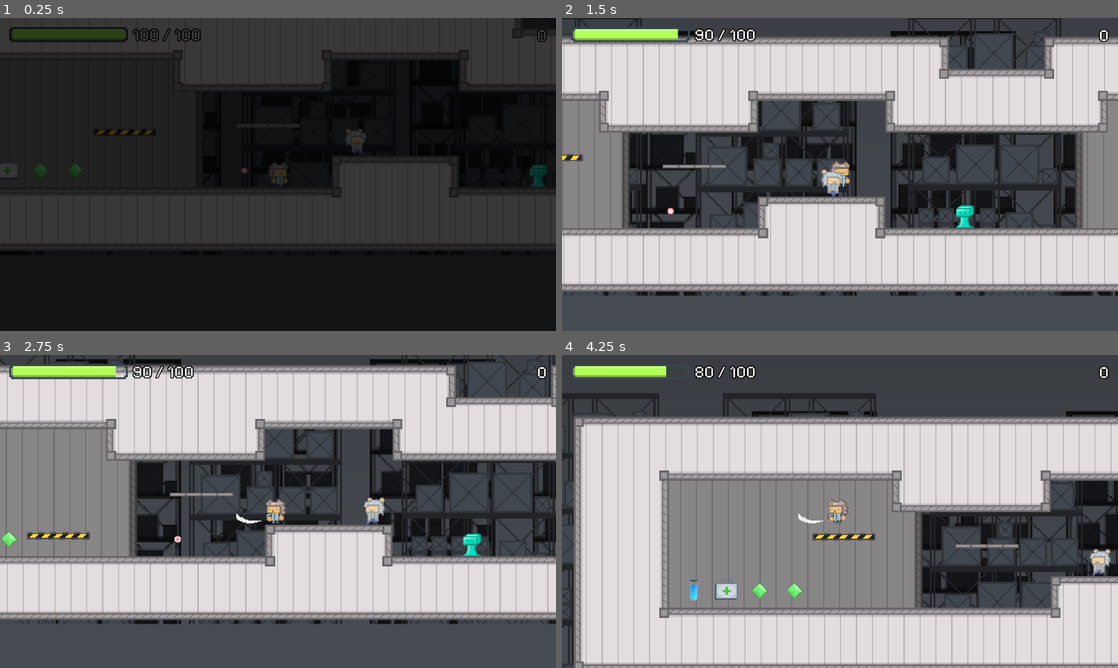
Above: before the commit, frames 1-4 (two rows, left to right).
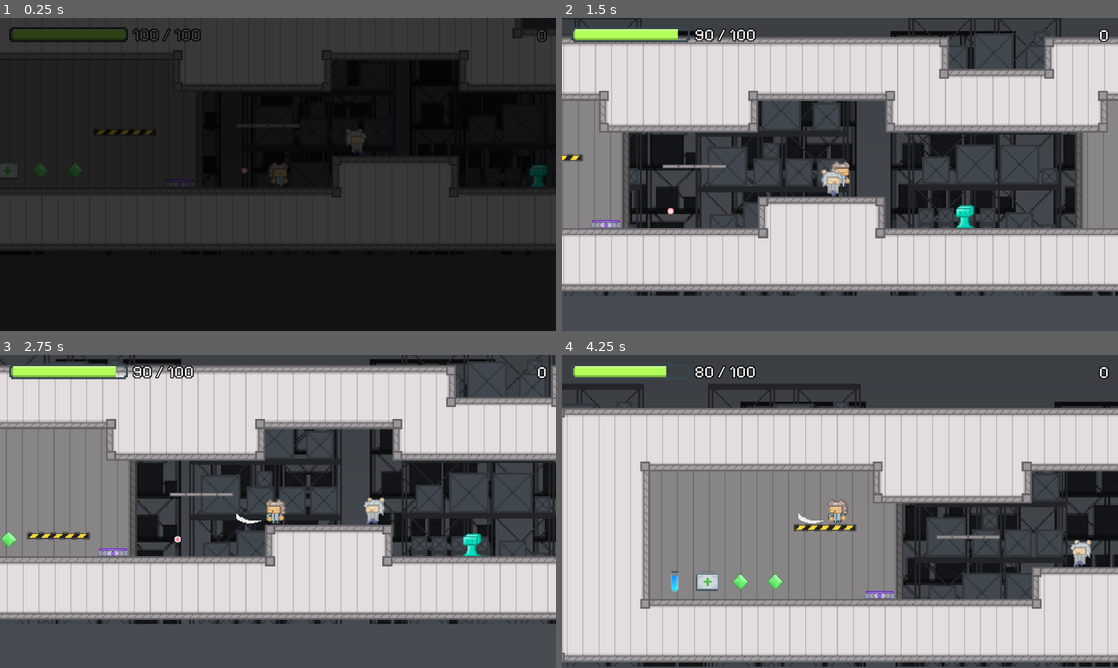
Above: after the commit, the same moments.

Repository: Brian-Magnuson/lab_escape_gd
Game: Godot game, scene res://scenes/level_0.tscn
Two runs of this game, one before a commit and one after it. Both use one fixed random seed, a clock stepped at 60 frames per second and the inputs below.
Inputs (mouse positions are in pixels of both pictures, inside the frame that each line leads up to):
- Up to frame 1 (0.25 s): no input
- Up to frame 2 (1.5 s): move the mouse to (812, 237) at 0.52 s; press the mouse at (812, 237) at 0.53 s; hold D (move_right) from 0.53 s (still down); tap Space (jump) at 0.77 s; move the mouse to (1006, 221) at 1.27 s; release the mouse at (1006, 221) at 1.28 s; click (1006, 221) at 1.35 s
- Up to frame 3 (2.75 s): tap Space (jump) at 1.52 s; move the mouse to (111, 464) at 2.02 s; release D (move_right) at 2.03 s; press the mouse at (111, 464) at 2.03 s; hold A (move_left) from 2.03 s (still down)
- Up to frame 4 (4.25 s): keep holding A (move_left); move the mouse to (867, 511) at 2.77 s; release the mouse at (867, 511) at 2.78 s; click (867, 511) at 2.85 s; tap Space (jump) at 3.02, 3.77 s; move the mouse to (756, 433) at 3.52 s; press the mouse at (756, 433) at 3.53 s

The runs differ from the first frame. In frame 1, less than 0.1% of the frame differs, in the area x 30-35%, y 51-54%; in frame 2, 0.1%; in frame 3, 0.1%; in frame 4, 38%, in the area x 0-100%, y 9-100%.

Commit message:
Add teleporter to level 0

Diff:
--- a/scenes/level_0.tscn
+++ b/scenes/level_0.tscn
@@ -19,6 +19,7 @@
 [ext_resource type="PackedScene" uid="uid://dfw8bn381rsyv" path="res://scenes/blue_potion.tscn" id="12_0kblh"]
 [ext_resource type="PackedScene" uid="uid://b82vu7iyk8vtu" path="res://scenes/guard.tscn" id="14_g4v4n"]
 [ext_resource type="PackedScene" uid="uid://c20mq3kn18dwh" path="res://scenes/bullet.tscn" id="15_qj06y"]
+[ext_resource type="PackedScene" uid="uid://ca2i2in4p0qp5" path="res://scenes/teleporter.tscn" id="20_36cfx"]
 
 [sub_resource type="Gradient" id="Gradient_44yx7"]
 colors = PackedColorArray(0.223529, 0.239216, 0.258824, 1, 0.309804, 0.329412, 0.356863, 1)
@@ -747,6 +748,9 @@
 [node name="Bullet" parent="." instance=ExtResource("15_qj06y")]
 position = Vector2(200, 495)
 
+[node name="Teleporter" parent="." instance=ExtResource("20_36cfx")]
+position = Vector2(135, 496)
+
 [connection signal="health_updated" from="Player" to="UserInterface" method="_on_player_health_updated"]
 [connection signal="player_died" from="Player" to="UserInterface" method="_on_player_player_died"]
 [connection signal="score_updated" from="Player" to="UserInterface" method="_on_player_score_updated"]
--- a/scenes/teleporter.tscn
+++ b/scenes/teleporter.tscn
@@ -32,6 +32,8 @@
 [node name="AnimatedSprite2D" type="AnimatedSprite2D" parent="."]
 texture_filter = 1
 sprite_frames = SubResource("SpriteFrames_gvw6r")
+autoplay = "default"
+frame_progress = 0.858771
 
 [node name="CollisionShape2D" type="CollisionShape2D" parent="."]
 position = Vector2(0, 12)
Not shown: 1 places in scenes/level_0.tscn that only renumber resources
